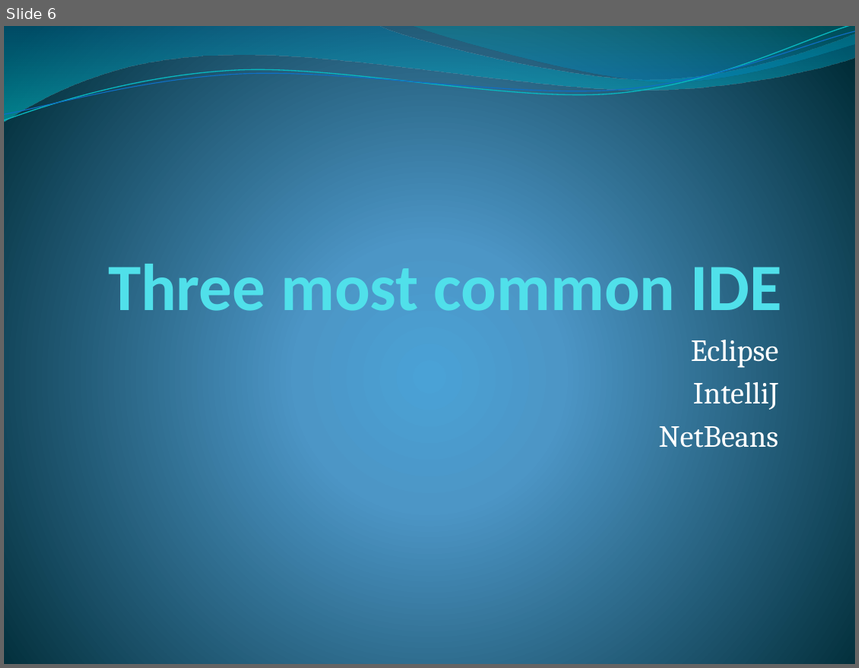
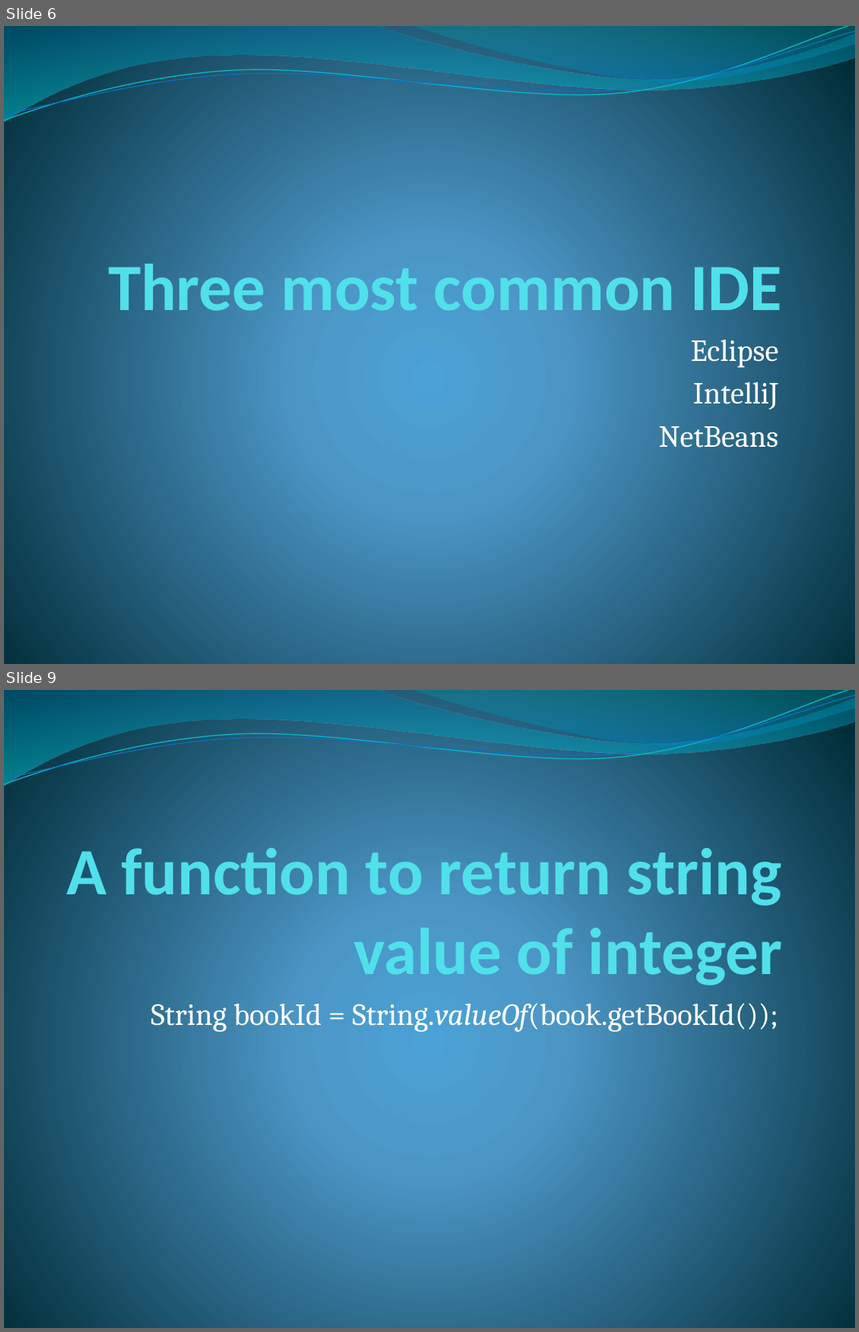
Before and after one commit to githubsebkun/Software-Interview-Questions, a slide deck: Java.pptx. Shown one above the other, each under a label of ours: slide 6 before the commit, slides 6 and 9 after it; the slides between them are not shown. The pictures are 859x668 and 859x1332 pixels, drawn with LibreOffice and Linux fonts; fonts in the diff are those of the drawing. Boxes give left, top, right and bottom in pixels: in the first picture for what was removed or moved away, otherwise in the second. Text is boxed around its words. In the diff, an @@ line names an element or a change of style, - is before the commit and + after.

```diff
--- a/Java.pptx
+++ b/Java.pptx
@@ slide 9 added at (4, 690, 855, 1328), background gradient #4AA0D6 to #4C98C7 to #002C38; not listed: 4 template elements that a slide beside it also shows @@
@@ title added at (66, 840, 783, 990), 56 pt, text #51E0EA, bold @@
+A function to return string value of integer
@@ subtitle added at (151, 997, 778, 1033), 26 pt, text #FFFFFF @@
+String bookId = String.valueOf(book.getBookId());
```
Also in this commit, not shown: 69 other slides added, 10 other files.
